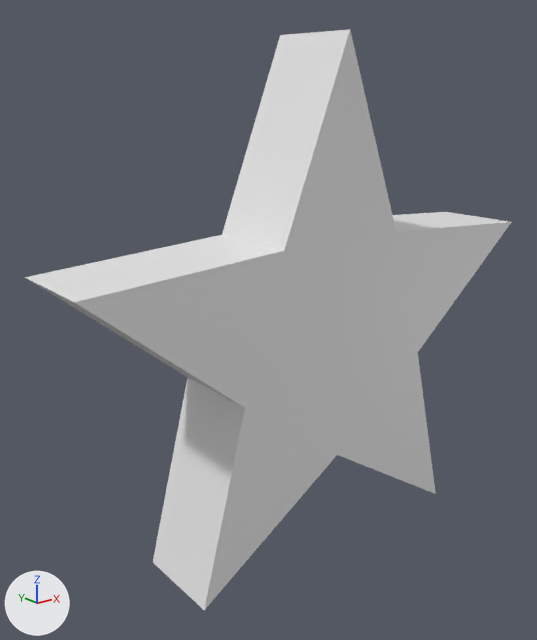
One commit to the glTF model assets/models/items/starshard.glb: the scene before it, then after it.
Both versions are drawn from a camera (50 mm lens) standing at (-0.256, -0.285, 0.275) and looking at (-0.018, 0.011, 0.156). The axes (+X, +Y, +Z) are drawn at lower left. The lights are the same throughout. The first picture is the older version. Vertices at exactly the same position are counted once.

Objects in the first picture: 'starshard_v0'.
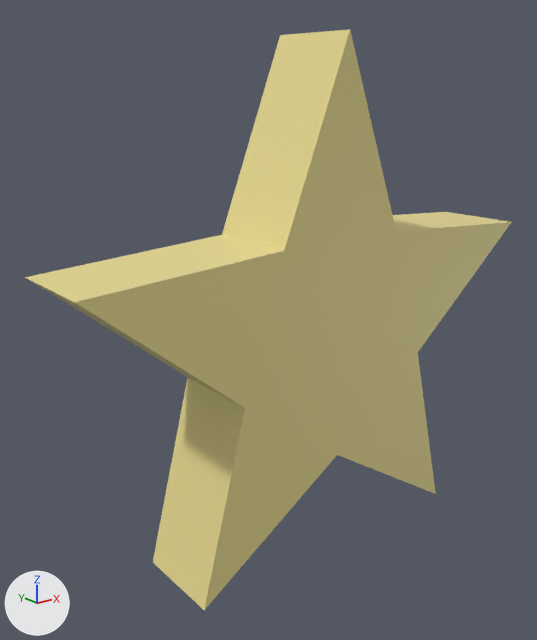
Pixel boxes [x1, y1, x2, y2] of what changed, in the pictures (537 x 640 px):
```json
{"part": 1, "of": "me_starshard_v0", "change": "recoloured", "before": [25, 29, 511, 610], "after": [25, 29, 511, 610], "on screen": "white to yellow"}
```

Scene script edits in JSON lines:
```json
{"block": "me_starshard_v0", "where": "me_starshard_v0.from_pydata(...)  # 20 vertices, 36 faces; spans x -0.143..0.143, y -0.025..0.025, z 0.029..0.3"}
{"block": "me_starshard_v0", "where": "# used by ob_starshard_v0; location = (0.0, 0.0, 0.0)"}
{"block": "me_starshard_v0", "change": "me_starshard_v0 part 1: 36 faces centred in x -0.116..0.116, y -0.025..0.025, z 0.047..0.268 are repainted in the vertex colours; the middle colour goes from white #ffffff to yellow #fff0a0"}
```
